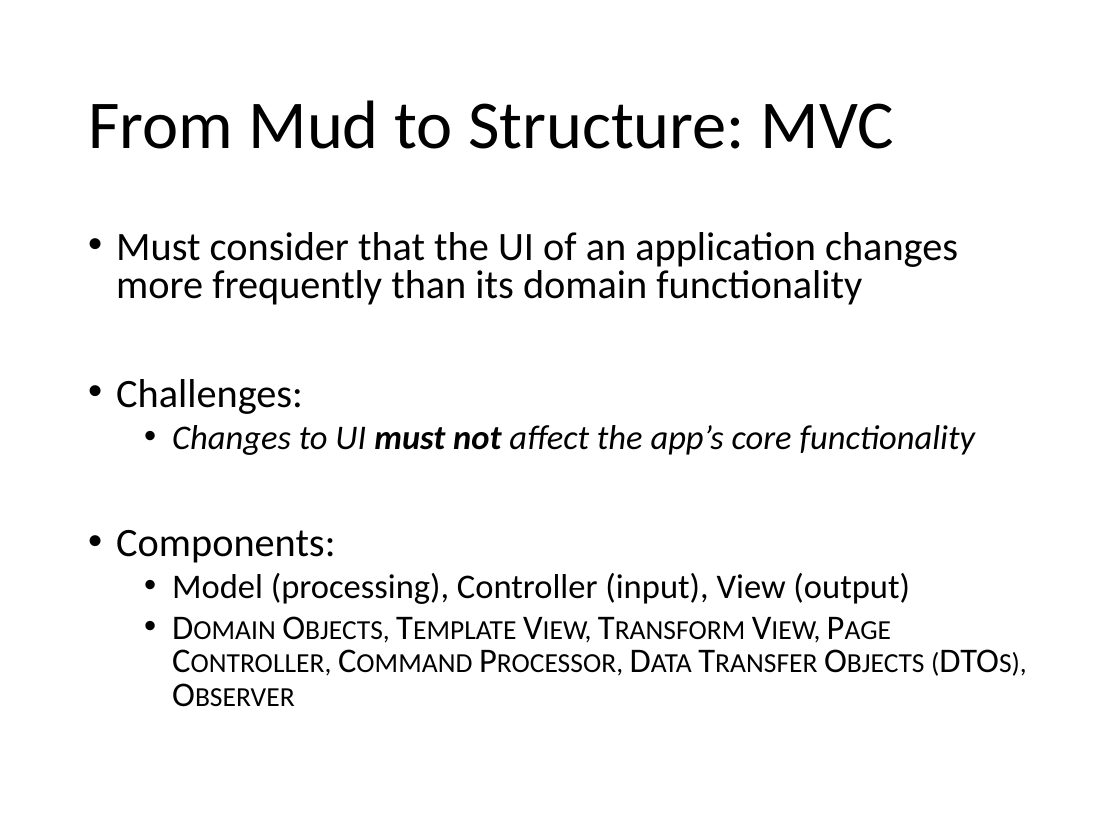
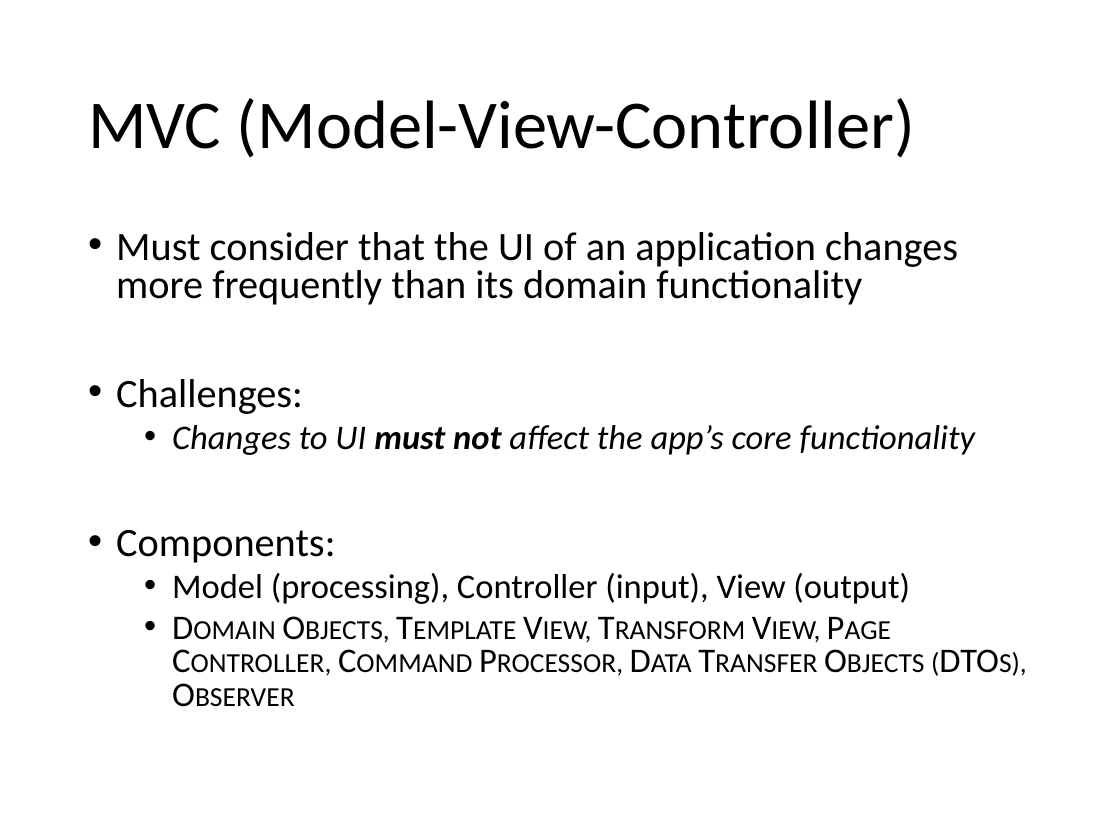
Before and after one commit to itascode/SU_SEGR_5240_18SQ, a slide deck: slide 20 of 03 - Patterns of Software Architecture.pptx (slide 19 before the commit). Drawn at 1120x840 pixels with LibreOffice and Linux fonts; fonts in the diff are those of the drawing. Boxes give left, top, right and bottom in pixels: in the first picture for what was removed or moved away, otherwise in the second. Text is boxed around its words. In the diff, an @@ line names an element or a change of style, - is before the commit and + after.

```diff
--- a/03 - Patterns of Software Architecture.pptx
+++ b/03 - Patterns of Software Architecture.pptx
@@ title at (x1=88, y1=98, x2=915, y2=158): text changed @@
-From Mud to Structure: MVC
+MVC (Model-View-Controller)
```
Also in this commit, not shown: 13 other slides changed, 2 slides added, 1 slide removed.
